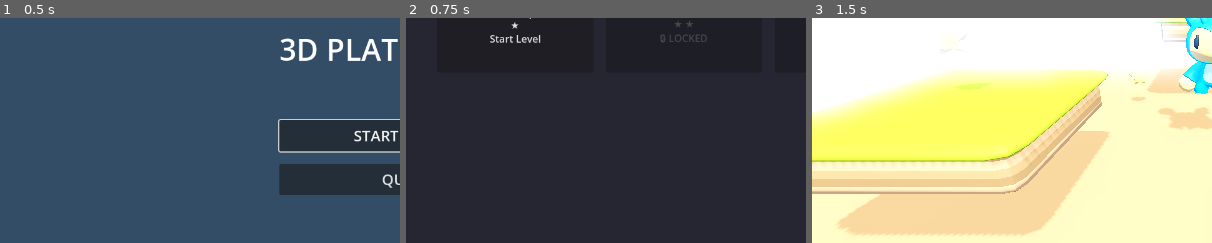
Above: before the commit, frames 1-3 (left to right).
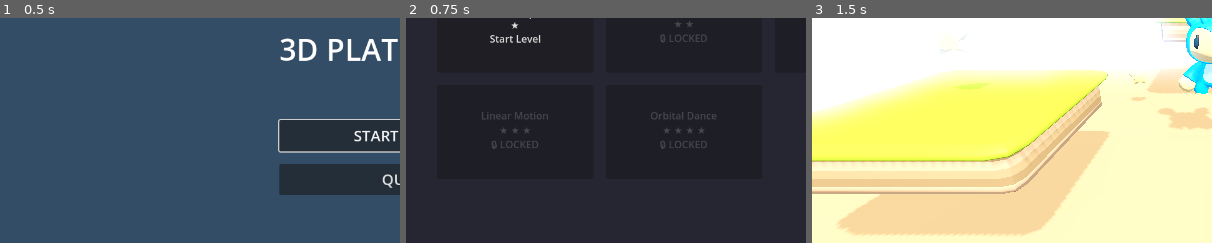
Above: after the commit, the same moments.

Repository: mikefossati/godot_platdemo
Game: Godot game, scene res://scenes/ui/main_menu.tscn
The game is run twice, just before and just after one commit, with the same random seed, the same clock (stepped at 60 frames per second) and the same inputs.
Inputs:
- Up to frame 1 (0.5 s): no input
- Up to frame 2 (0.75 s): click "START GAME" at 0.5 s
- Up to frame 3 (1.5 s): click "First Steps ★ Start Level" at 1.25 s
The pictures show only the part of the screen within x 0-50%, y 29-79%; the shares and areas given below are measured in that part.

Frame 1 is identical in both runs. In frame 2, 0.4% of the frame differs, in the area x 19-78%, y 41-59%; in frame 3, nothing differs.

Commit message:
feat: add levels 4 and 5 to level selector
Added two new levels to the level registry:
- Level 4 'Linear Motion' (difficulty 3) - Linear moving platforms
- Level 5 'Orbital Dance' (difficulty 4) - Circular moving platforms

Both levels unlock sequentially after completing previous levels
and have appropriate time targets for 3-star ratings.

🤖 Generated with [Claude Code](https://claude.com/claude-code)

Co-Authored-By: Claude Sonnet 4.5 <noreply@anthropic.com>

Diff:
--- a/scripts/game_manager.gd
+++ b/scripts/game_manager.gd
@@ -94,6 +94,38 @@
 	)
 	level_registry.append(level_3)
 
+	# Level 4 - Moving Platforms (Linear)
+	var level_4 = LevelData.new(
+		"level_4",
+		"Linear Motion",
+		"res://scenes/levels/level_4.tscn",
+		3,
+		"Navigate moving platforms with precise timing.",
+		"level_3",
+		50.0,  # gold_time
+		70.0,  # silver_time
+		90.0,  # bronze_time
+		true,  # require_all_collectibles
+		false  # require_perfect_run
+	)
+	level_registry.append(level_4)
+
+	# Level 5 - Moving Platforms (Circular)
+	var level_5 = LevelData.new(
+		"level_5",
+		"Orbital Dance",
+		"res://scenes/levels/level_5.tscn",
+		4,
+		"Master circular platforms in a rotating ballet.",
+		"level_4",
+		60.0,  # gold_time
+		80.0,  # silver_time
+		100.0,  # bronze_time
+		true,  # require_all_collectibles
+		false  # require_perfect_run
+	)
+	level_registry.append(level_5)
+
 
 ## Resets the current session state (not progression)
 func reset_game() -> void:
